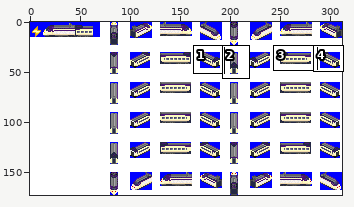
Edited in one commit: sprite sheet (src/locomotive/KTX/SRT.png). The picture above shows the old version from afar; the outline marks the close-up.
Close-up. First the earlier version:
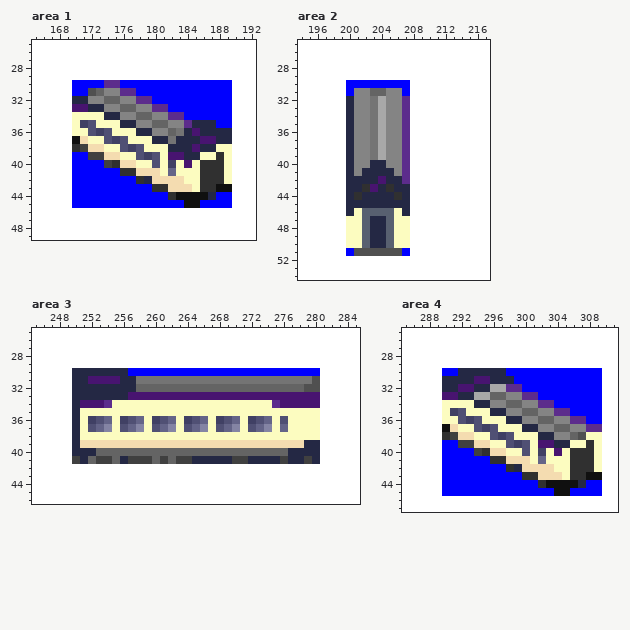
The file is 312x173 pixels. Colours within 5 levels of each other are drawn and written as one. Shown: area 1: x 165..192, y 25..49; area 2: x 194..217, y 25..54; area 3: x 245..285, y 25..46; area 4: x 285..311, y 25..47. The commit also changed other parts of the picture, which this record leaves out.
New version:
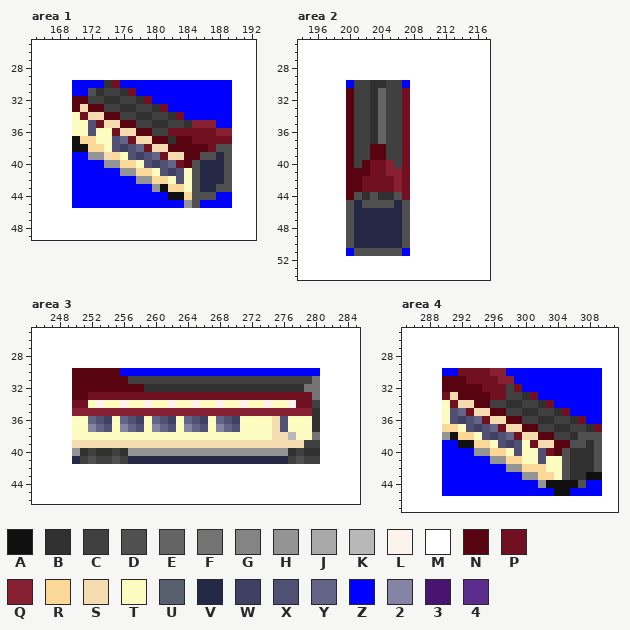
Palette (. is transparent): A #101010  B #303030  C #404040  D #505050  E #646464  F #747474  G #848484  H #949494  J #a8a8a8  K #b8b8b8  L #fcf4ec  M #ffffff  N #580410  P #701020  Q #882034  R #fcd898  S #f4dcb0  T #fcfcc0  U #586070  V #242844  W #404064  X #505074  Y #646488  Z #0000ff  2 #8484a4  3 #481470  4 #5c2c8c
Diff:
Changed rows in their new state; - is an unchanged pixel.
Area 1:
first column x 170:
30 ----BP--------------
31 ---BCCBP------------
32 NNCCBBCCBP----------
33 NSNNCCBBCCBP--------
34 -PSSNNCCBBCCBP------
35 -T-PSSNNCCBBCCBQQQ--
36 ---TTPSSNNCCPPPPPPQQ
37 -RR-TXYPSSNNBNNPPPPP
38 AARR-XWXYPSSNNNNNPDD
39 --HH-R-XWXYPSSNNDDVD
40 ----HHRR-XWXYPNDVVVD
41 ------HHRRTXWX-DVVVD
42 --------HHRRTX-DVVVD
43 ----------HARRTDVVDD
44 ------------A-RDDD--
45 --------------HD----
Area 2:
first column x 200:
30 -CCBBCC-
31 NCCB-CCP
32 NCCBECCP
33 NCCBECCP
34 NCCBECCP
35 NCCBECCP
36 NCCBECCP
37 NCCBECCP
38 NCCNNCCP
39 NCCNNCCP
40 NCNPPQCP
41 NNNPPQQP
42 NNPPPPQP
43 NNPPPPQP
44 NDBDBBDP
45 D-DDDD-D
46 DVVVVVVD
47 DVV--VVD
48 DVV--VVD
49 DVV--VVD
50 DVV--VVD
Area 3:
first column x 250:
30 NNNNNNZ------------------------
31 NNNNNNNCCCCCCCCCCCCCCCCCCCCCCCF
32 NNNNNNNNNBBBBBBBBBBBBBBBBBBBBFF
33 NNPPPPPPPPPPPPPPPPPPPPPPPPPPPPF
34 PPTLT-L--L--L--L--L--L--LTTLPPC
35 QQQQQQQQQQQQQQQQQQQQQQQQQQQQQQB
36 T-Y-W-Y-W-Y-W-Y-W-Y-W-TTTS----B
37 T-2-X-2-X-2-X-2-X-2-X-TTTSX---B
38 T------------------------SSK--F
39 S----------------------------CC
40 HBCBBCBHHHHHHHHHHHHHHHHHHHHBCBB
41 VCD--DCVVVVVVVV-----VV----VCD-C
Area 4:
first column x 290:
30 --PPPPQQ------------
31 NNNPPPPQQ-----------
32 NNNNNPPPCP----------
33 PSNNNNPPCCBP--------
34 -PSSNNCCBBCCBP------
35 -XYPSSNNCCBBCCBP----
36 -XWXYPSSNNCCBBCCBP--
37 RR-XWXYPSSNNCCBBCCBP
38 HARR-XWXYPSSNNCCB-DD
39 --AARR-XWXTPSSNNDD-D
40 ----HHRR-XT-XPND---D
41 ------HHRRT-X--D---D
42 --------HHRRRT-D---D
43 ----------HHRRTD----
44 ------------H----D--
